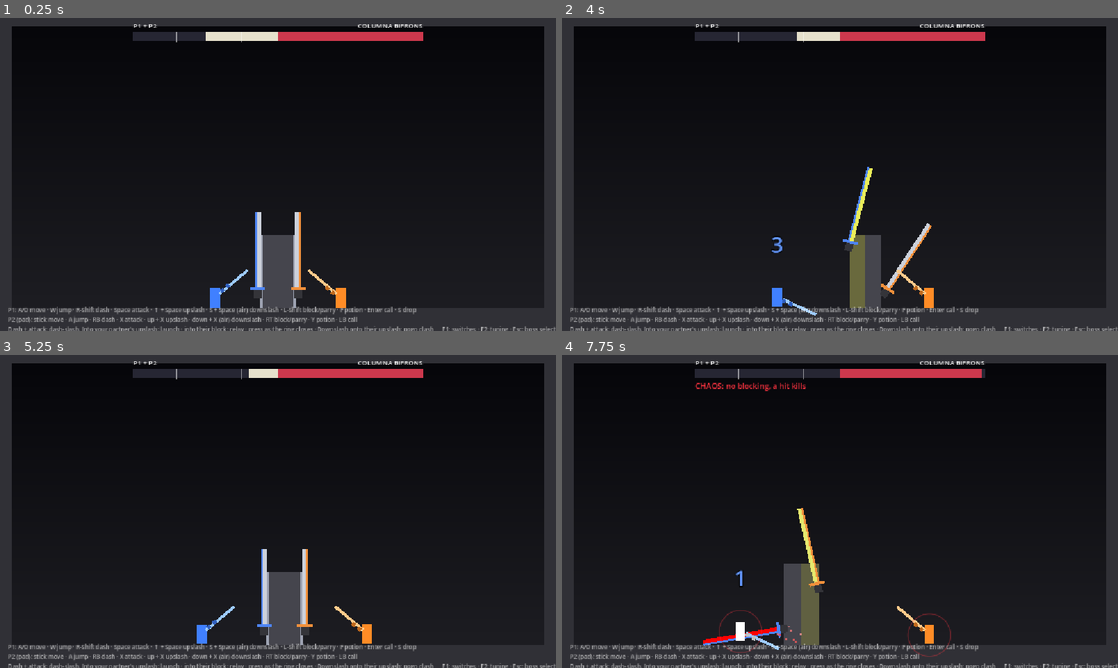
Above: before the commit, frames 1-4 (two rows, left to right).
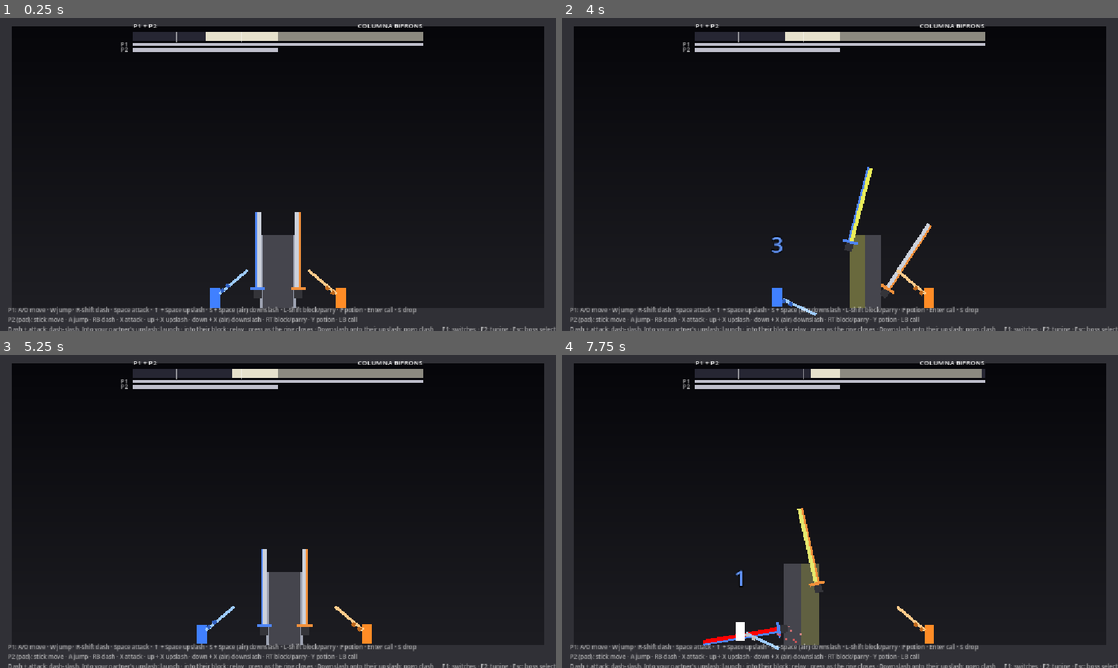
Above: after the commit, the same moments.

Repository: KayFisch/coop-sekiro-like
Game: Godot game, scene res://levels/threshold/threshold.tscn
The game is run twice, just before and just after one commit, with the same random seed, the same clock (stepped at 60 frames per second) and the same inputs. This scene is started directly instead of the project's main scene.
Inputs:
- Up to frame 1 (0.25 s): no input
- Up to frame 2 (4 s): tap Enter at 0.5, 0.6, 3.6 s; hold Right 0.53-1.28 s; tap Space at 0.77, 1.52, 3.02, 3.77 s; hold Down 1.28-2.03 s; tap Tab at 1.35 s; hold Right 2.03-2.78 s; tap 1 at 2.1 s; hold Up 2.78-3.53 s; tap C at 2.85 s; hold Left from 3.53 s (still down)
- Up to frame 3 (5.25 s): tap Tab at 4.35 s; tap Space at 4.52 s; release Left at 5.03 s; hold Down from 5.03 s (still down); tap 1 at 5.1 s
- Up to frame 4 (7.75 s): release Down at 5.78 s; hold Right 5.78-6.53 s; tap C at 5.85 s; tap Space at 6.02, 6.77, 7.52 s; hold Up 6.53-7.28 s; tap Enter at 6.6 s; hold Right from 7.28 s (still down); tap Tab at 7.35 s

The runs differ from the first frame. In frame 1, 1.6% of the frame differs, in the area x 21-77%, y 4-11%; in frame 2, 1.7%; in frame 3, 1.7%; in frame 4, 2.0%, in the area x 21-77%, y 4-97%.

Commit message:
feat(bifrons): posture bars, a stand-in that sync hits, slower sync
After Nicho's first test of sync as life: posture is a plain bar under
the sync meters (P1 and P2 on the left, the boss on the right) instead
of rings, the boss's meter is a dimmer shade of the players' instead of
red, the stand-in strikes through guards its partner's parry opens
(three times in four), and the players' sync moves in smaller steps
(hit -6, sync hit +4 / +2, coop parry +6, missed window -1).

Co-Authored-By: Claude Opus 5.5 <noreply@anthropic.com>

Diff:
--- a/actors/bosses/columna_bifrons/columna_bifrons.gd
+++ b/actors/bosses/columna_bifrons/columna_bifrons.gd
@@ -658,6 +658,14 @@
 # True while that sword's guard is broken and open: the other player's hits are sync hits.
 func is_open(blade: int) -> bool:
 	return anim_time >= _open_from[blade] and anim_time < _open_until[blade]
+
+
+# The sword whose guard is open for `player`'s sync hit (another player's parry broke it), or 0.
+func window_for(player) -> int:
+	for blade in BLADES:
+		if is_open(blade) and _opened_by[blade] != player:
+			return blade
+	return 0
 
 
 # True from the parry that breaks that sword's guard until it's back: open, or about to be.
--- a/actors/bosses/columna_bifrons/stand_in.gd
+++ b/actors/bosses/columna_bifrons/stand_in.gd
@@ -3,8 +3,9 @@
 ## Testing alone (Moves "bifrons_stand_in"): plays one of the two players in the fight with
 ## Columna Bifrons, so one person can play the other. It presses that player's own buttons, so
 ## everything that happens to them is the game's own: it walks to keep its distance to him,
-## meets each of his strikes with a parry, a block or nothing (by chance), and when its health
-## is low it runs off to drink a potion. It never attacks.
+## meets each of his strikes with a parry, a block or nothing (by chance), strikes through his
+## guard when its partner's parry opens it (a sync hit), and when its health is low it runs off
+## to drink a potion. It doesn't attack otherwise.
 
 enum Plan { NOTHING, PARRY, BLOCK }
 
@@ -15,6 +16,11 @@
 const BLOCK_CHANCE = 0.15
 const PARRY_LEAD = 0.08  # s before a strike lands that it presses block to parry (the window is 0.133 s)
 const BLOCK_LEAD = 0.35  # ...and to only block: too early for a parry
+# When its partner's parry opens his guard on its side, it strikes through that often, pressing
+# attack after a reaction of up to REACT_TIME (a hit lands about 0.1 s after the press, so a
+# quick one is on the beat and a slow one after it).
+const SYNC_HIT_CHANCE = 0.75
+const REACT_TIME = 0.08
 # Where it stands, from his center: where a player's sword would reach him, and not so close
 # that he steps back (ColumnaBifrons.CROWD_DISTANCE). With its partner on the same side of him
 # it stands closer if it's the one in front (so the partner's sword reaches him from behind
@@ -41,6 +47,8 @@
 var _walk = 0.0  # the way it's walking: -1, 1, or 0
 var _fleeing = false
 var _potion_wait = 0.0
+var _window = 0  # the open guard it has seen (ColumnaBifrons.window_for()), or 0
+var _strike_in = -1.0  # s until it presses attack, or < 0: no strike coming
 
 
 func _physics_process(delta):
@@ -55,9 +63,12 @@
 		_last_due = INF
 		_walk = 0.0
 		_fleeing = false
+		_window = 0
+		_strike_in = -1.0
 	if player == null:
 		return
 	_defend(player)
+	_strike(player, delta)
 	_move(player, delta)
 
 
@@ -87,6 +98,21 @@
 	elif _plan == Plan.BLOCK:
 		lead = BLOCK_LEAD
 	_hold(player, "block", due <= lead)
+
+
+# Its sword: a guard of his newly open for it gets a sync hit (by chance), after a reaction.
+# The press is let go the frame after, so the next one counts as a new press.
+func _strike(player, delta: float):
+	_hold(player, "attack", false)
+	var window = boss.window_for(player)
+	if window != 0 and window != _window and randf() < SYNC_HIT_CHANCE:
+		_strike_in = randf() * REACT_TIME
+	_window = window
+	if _strike_in < 0.0:
+		return
+	_strike_in -= delta
+	if _strike_in < 0.0 and not _held.get(player._action("block"), false):
+		_hold(player, "attack", true)
 
 
 # Its feet: to its distance from him, or away from him to drink.
--- a/core/sync_rules.gd
+++ b/core/sync_rules.gd
@@ -28,15 +28,6 @@
 const SLASH_DAMAGE = 10.0
 const TOGETHER_TIME = 0.15  # two hits (or parries) this close are one beat, on both players
 
-# The posture ring around each body: from its outer radius at full posture in to the inner one,
-# hugging the body, as posture goes. Hidden while posture is full.
-const RING_RADII = {"player": Vector2(23.0, 44.0), "boss": Vector2(84.0, 125.0)}
-const RING_WIDTH = {"player": 2.0, "boss": 3.0}
-const COLOR_POSTURE = Color(0.85, 0.85, 0.9)
-const COLOR_POSTURE_LOW = Color(1.0, 0.55, 0.2)  # a quarter left: the next blocks break it
-const COLOR_SYNC_MODE = Color(1.0, 0.8, 0.3)
-const COLOR_CHAOS = Color(1.0, 0.2, 0.25)
-
 var team = 50.0  # the players' sync, 0..MAX
 var boss_sync = MAX
 var team_chaos = false
@@ -149,15 +140,9 @@
 	return actors
 
 
-# The first time an actor is seen: full posture, a ring, and for a player no potions.
+# The first time an actor is seen: full posture, and for a player no potions.
 func _meet(actor):
 	_posture[actor] = POSTURE_MAX
-	var ring = Ring.new()
-	ring.rules = self
-	ring.actor = actor
-	ring.kind = "boss" if actor == boss else "player"
-	ring.z_index = -1 if actor == boss else 3
-	actor.add_child(ring)
 	if actor != boss:
 		actor.potions = 0
 
@@ -233,31 +218,3 @@
 		Sfx.play("chaos")
 	elif boss_chaos and boss_sync >= Tuning.value("chaos_exit"):
 		boss_chaos = false
-
-
-# A posture ring: shrinks toward the body as posture goes; gold around the players in sync mode,
-# flickering red around whoever is in chaos.
-class Ring extends Node2D:
-	var rules
-	var actor
-	var kind = "player"
-
-	func _process(_delta):
-		queue_redraw()
-
-	func _draw():
-		var share = rules.posture_of(actor) / SyncRules.POSTURE_MAX
-		var radii = SyncRules.RING_RADII[kind]
-		var color = SyncRules.COLOR_POSTURE if share > 0.25 else SyncRules.COLOR_POSTURE_LOW
-		var alpha = 0.0 if share >= 1.0 else lerpf(0.9, 0.35, share)
-		var chaos = rules.boss_chaos if kind == "boss" else rules.team_chaos
-		if chaos:
-			color = SyncRules.COLOR_CHAOS
-			alpha = 0.9 if fmod(rules._time, 0.2) < 0.1 else 0.3
-		elif kind == "player" and rules.sync_mode:
-			color = SyncRules.COLOR_SYNC_MODE
-			alpha = 0.6 + 0.3 * sin(rules._time * TAU * 2.0)
-		if alpha <= 0.0:
-			return
-		draw_arc(Vector2.ZERO, lerpf(radii.x, radii.y, share), 0.0, TAU, 48, Color(color, alpha),
-			SyncRules.RING_WIDTH[kind], true)
--- a/core/tuning.gd
+++ b/core/tuning.gd
@@ -8,7 +8,7 @@
 ## "sync"). Sync and posture both run from 0 to 100.
 
 const SAVE_PATH = "user://tuning.cfg"
-const VERSION = 1  # bumped when a default changes: an older save is dropped once
+const VERSION = 2  # bumped when a default changes: an older save is dropped once
 const PANEL_MARGIN = Vector2(48, 16)
 const PANEL_FONT_SIZE = 15
 const PANEL_MIN_FONT_SIZE = 10
@@ -21,16 +21,16 @@
 # groups the ones below it; "column": 1 starts the panel's second column.
 const ENTRIES = [
 	{"header": "PLAYERS, HIT BY HIM"},
-	{"key": "hit_sync_loss", "label": "hit, unblocked: sync lost (a heavy strike: twice)", "default": 10.0, "step": 1.0, "min": 0.0, "max": 100.0},
+	{"key": "hit_sync_loss", "label": "hit, unblocked: sync lost (a heavy strike: twice)", "default": 6.0, "step": 1.0, "min": 0.0, "max": 100.0},
 	{"key": "block_posture_loss", "label": "blocked: posture lost", "default": 20.0, "step": 1.0, "min": 0.0, "max": 100.0},
 	{"key": "parry_posture_loss", "label": "parried: posture lost (never breaks it)", "default": 5.0, "step": 1.0, "min": 0.0, "max": 100.0},
-	{"key": "coop_parry_gain", "label": "coop parry (both swords, both of you): sync gained", "default": 10.0, "step": 1.0, "min": 0.0, "max": 100.0},
+	{"key": "coop_parry_gain", "label": "coop parry (both swords, both of you): sync gained", "default": 6.0, "step": 1.0, "min": 0.0, "max": 100.0},
 	{"key": "coop_parry_stagger", "label": "coop parry: his stagger (s)", "default": 1.0, "step": 0.1, "min": 0.0, "max": 5.0},
 	{"header": "PLAYERS, HITTING HIM"},
-	{"key": "sync_hit_gain", "label": "sync hit on the beat: sync gained", "default": 6.0, "step": 1.0, "min": 0.0, "max": 100.0},
-	{"key": "sync_hit_late_gain", "label": "sync hit off the beat: sync gained", "default": 3.0, "step": 1.0, "min": 0.0, "max": 100.0},
+	{"key": "sync_hit_gain", "label": "sync hit on the beat: sync gained", "default": 4.0, "step": 1.0, "min": 0.0, "max": 100.0},
+	{"key": "sync_hit_late_gain", "label": "sync hit off the beat: sync gained", "default": 2.0, "step": 1.0, "min": 0.0, "max": 100.0},
 	{"key": "sync_beat_time", "label": "on the beat: this long after his guard opens (s)", "default": 0.12, "step": 0.01, "min": 0.0, "max": 0.5},
-	{"key": "missed_window_loss", "label": "window missed (partner in reach): sync lost", "default": 2.0, "step": 1.0, "min": 0.0, "max": 100.0},
+	{"key": "missed_window_loss", "label": "window missed (partner in reach): sync lost", "default": 1.0, "step": 0.5, "min": 0.0, "max": 100.0},
 	{"header": "CHAOS AND SYNC MODE"},
 	{"key": "team_sync_start", "label": "players' sync at the start", "default": 50.0, "step": 5.0, "min": 1.0, "max": 99.0},
 	{"key": "chaos_exit", "label": "chaos: over once the players' sync is back to", "default": 25.0, "step": 1.0, "min": 1.0, "max": 99.0},
--- a/ui/hud.gd
+++ b/ui/hud.gd
@@ -2,7 +2,8 @@
 ## Top-of-screen HUD (player health bars and potions, sync meter, boss bar) plus the
 ## end-of-game overlay. Bars are polled every frame; the overlay reacts to GameManager.state_changed.
 ## When the fight runs on sync as life (GameManager.rules) there's no health: instead the two
-## sync meters meet in the middle, the players' filling out to the left, his to the right.
+## sync meters meet in the middle, the players' filling out to the left, his to the right, and
+## under each its side's posture (P1's and P2's, his).
 ## On canvas layer 2 (hud.tscn): over the mirrored screen (ui/mirror_view.gd, layer 1).
 
 const BAR_HEIGHT = 16.0
@@ -26,8 +27,14 @@
 const TEAM_COLOR = Color(0.9, 0.88, 0.8)
 const TEAM_SYNC_MODE_COLOR = Color(1.0, 0.78, 0.2)
 const CHAOS_COLOR = Color(1.0, 0.2, 0.25)
-const BOSS_SYNC_COLOR = Color(0.8, 0.22, 0.3)
+const BOSS_SYNC_COLOR = Color(0.55, 0.54, 0.5)  # like the players', in the background
 const TICK_COLOR = Color(1, 1, 1, 0.5)
+# Posture: a thin bar under the sync meter on each side, P1's and P2's on the left, his on the
+# right, full out to the end like the sync meters.
+const POSTURE_HEIGHT = 8.0
+const POSTURE_GAP = 3.0
+const POSTURE_COLOR = Color(0.75, 0.75, 0.8)
+const POSTURE_LOW_COLOR = Color(1.0, 0.55, 0.2)  # a quarter left: the next blocks break it
 
 var _rows: Array = []  # one Dictionary per player: player, fill, hp_label, potions, status
 var _sync_fill: ColorRect
@@ -158,11 +165,27 @@
 	_rect(box, Vector2(0, 24), Vector2(2.0 * w, DUEL_HEIGHT), BAR_BG_COLOR)
 	_duel.team_fill = _rect(box, Vector2(w, 24), Vector2(0, DUEL_HEIGHT), TEAM_COLOR)
 	_duel.boss_fill = _rect(box, Vector2(w, 24), Vector2(0, DUEL_HEIGHT), BOSS_SYNC_COLOR)
-	_rect(box, Vector2(w - 1, 18), Vector2(2, DUEL_HEIGHT + 12), Color.WHITE)
 	_duel.chaos_tick = _rect(box, Vector2(0, 22), Vector2(2, DUEL_HEIGHT + 4), TICK_COLOR)
 	_duel.mode_tick = _rect(box, Vector2(0, 22), Vector2(2, DUEL_HEIGHT + 4), TICK_COLOR)
-	_duel.team_state = _label(box, Vector2(0, 46), "", 16)
-	_duel.boss_state = _label(box, Vector2(w, 46), "", 16)
+	# Posture bars: one row per player on the left, his on the right of the first row.
+	var y = 24.0 + DUEL_HEIGHT + POSTURE_GAP
+	var players = GameManager.players.duplicate()
+	players.sort_custom(func(a, b): return a.player_id < b.player_id)
+	_duel.postures = []  # [actor, fill, grows_left]
+	for i in players.size():
+		var row_y = y + i * (POSTURE_HEIGHT + POSTURE_GAP)
+		_rect(box, Vector2(0, row_y), Vector2(w, POSTURE_HEIGHT), BAR_BG_COLOR)
+		var fill = _rect(box, Vector2(0, row_y), Vector2(w, POSTURE_HEIGHT), POSTURE_COLOR)
+		var tag = _label(box, Vector2(-26, row_y - 5), "P%d" % players[i].player_id, 12)
+		tag.modulate = Color(1, 1, 1, 0.7)
+		_duel.postures.append([players[i], fill, true])
+	_rect(box, Vector2(w, y), Vector2(w, POSTURE_HEIGHT), BAR_BG_COLOR)
+	var boss_fill = _rect(box, Vector2(w, y), Vector2(w, POSTURE_HEIGHT), POSTURE_COLOR)
+	_duel.postures.append([null, boss_fill, false])
+	_rect(box, Vector2(w - 1, 18), Vector2(2, y - 18 + players.size() * (POSTURE_HEIGHT + POSTURE_GAP)), Color.WHITE)
+	var state_y = y + maxi(players.size(), 1) * (POSTURE_HEIGHT + POSTURE_GAP) + 2.0
+	_duel.team_state = _label(box, Vector2(0, state_y), "", 16)
+	_duel.boss_state = _label(box, Vector2(w, state_y), "", 16)
 	_duel.boss_state.size = Vector2(w, 20)
 	_duel.boss_state.horizontal_alignment = HORIZONTAL_ALIGNMENT_RIGHT
 	_duel.boss_name = boss_name
@@ -176,6 +199,15 @@
 	_duel.boss_fill.size.x = w * rules.boss_sync / rules.MAX
 	_duel.chaos_tick.position.x = w - w * Tuning.value("chaos_exit") / rules.MAX - 1.0
 	_duel.mode_tick.position.x = w - w * Tuning.value("sync_mode_exit") / rules.MAX - 1.0
+	for entry in _duel.postures:
+		var actor = entry[0] if entry[0] != null else GameManager.boss
+		if not is_instance_valid(actor):
+			continue
+		var share = rules.posture_of(actor) / rules.POSTURE_MAX
+		var fill: ColorRect = entry[1]
+		fill.size.x = w * share
+		fill.position.x = w - fill.size.x if entry[2] else w
+		fill.color = POSTURE_COLOR if share > 0.25 else POSTURE_LOW_COLOR
 	var flicker = fmod(Time.get_ticks_msec() / 1000.0, 0.3) < 0.15
 	if rules.team_chaos:
 		_duel.team_fill.color = CHAOS_COLOR if flicker else CHAOS_COLOR.darkened(0.5)
Not shown, changed: CLAUDE.md
Not shown, changed: docs/boss_columna_bifrons.md
